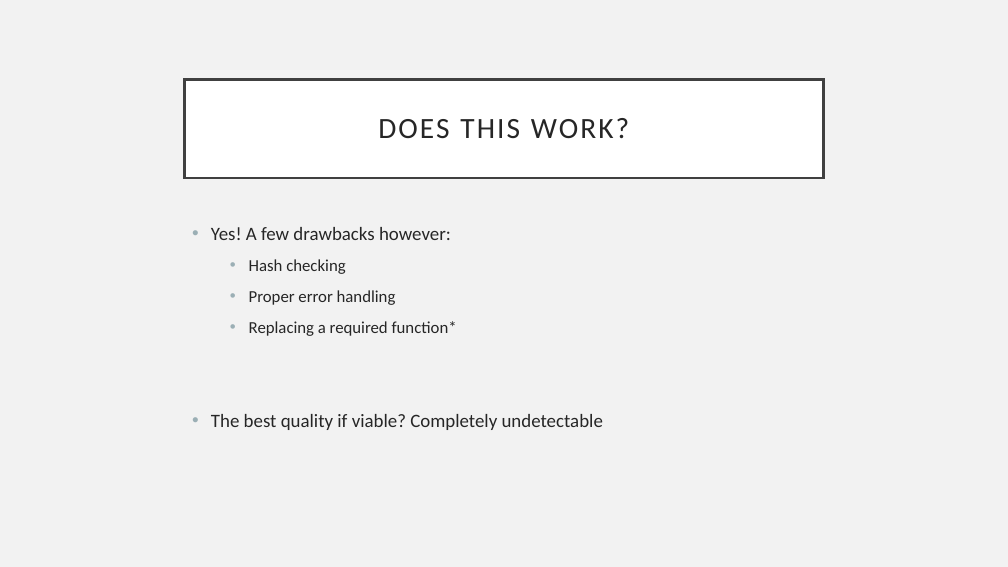
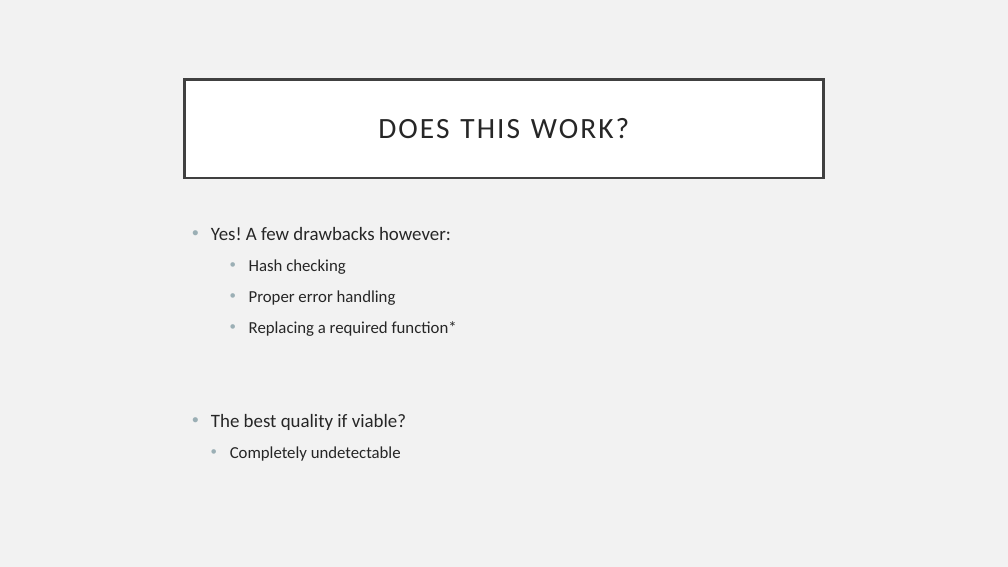
Before and after one commit to Rasool221/NWMSU_CDC_Presentation, a slide deck: slide 8 of NWMSU_CyberSecurity_Presentation.pptx (slide 7 before the commit). Drawn at 1008x567 pixels with LibreOffice and Linux fonts; fonts in the diff are those of the drawing. Boxes give left, top, right and bottom in pixels: in the first picture for what was removed or moved away, otherwise in the second. Text is boxed around its words. In the diff, an @@ line names an element or a change of style, - is before the commit and + after.

```diff
--- a/NWMSU_CyberSecurity_Presentation.pptx
+++ b/NWMSU_CyberSecurity_Presentation.pptx
@@ text at (211,414,406,461): text changed @@
-• The best quality if viable? Completely undetectable
+• The best quality if viable?
+  • Completely undetectable
```
Also in this commit, not shown: 2 other slides changed, 1 slide added.
